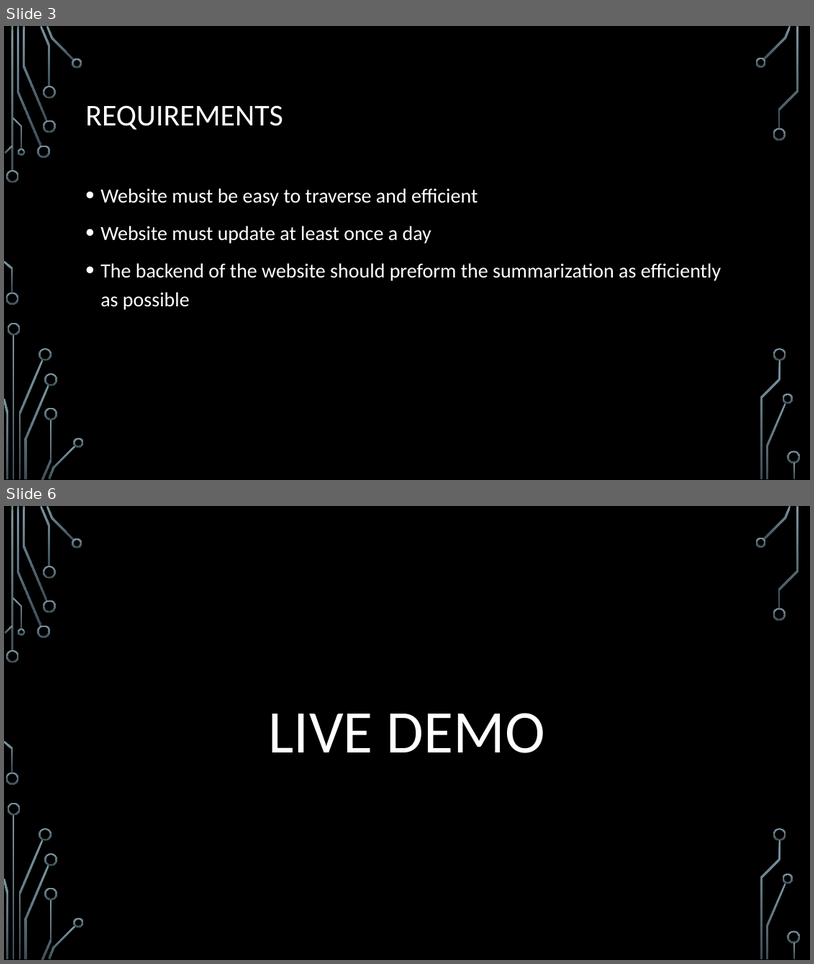
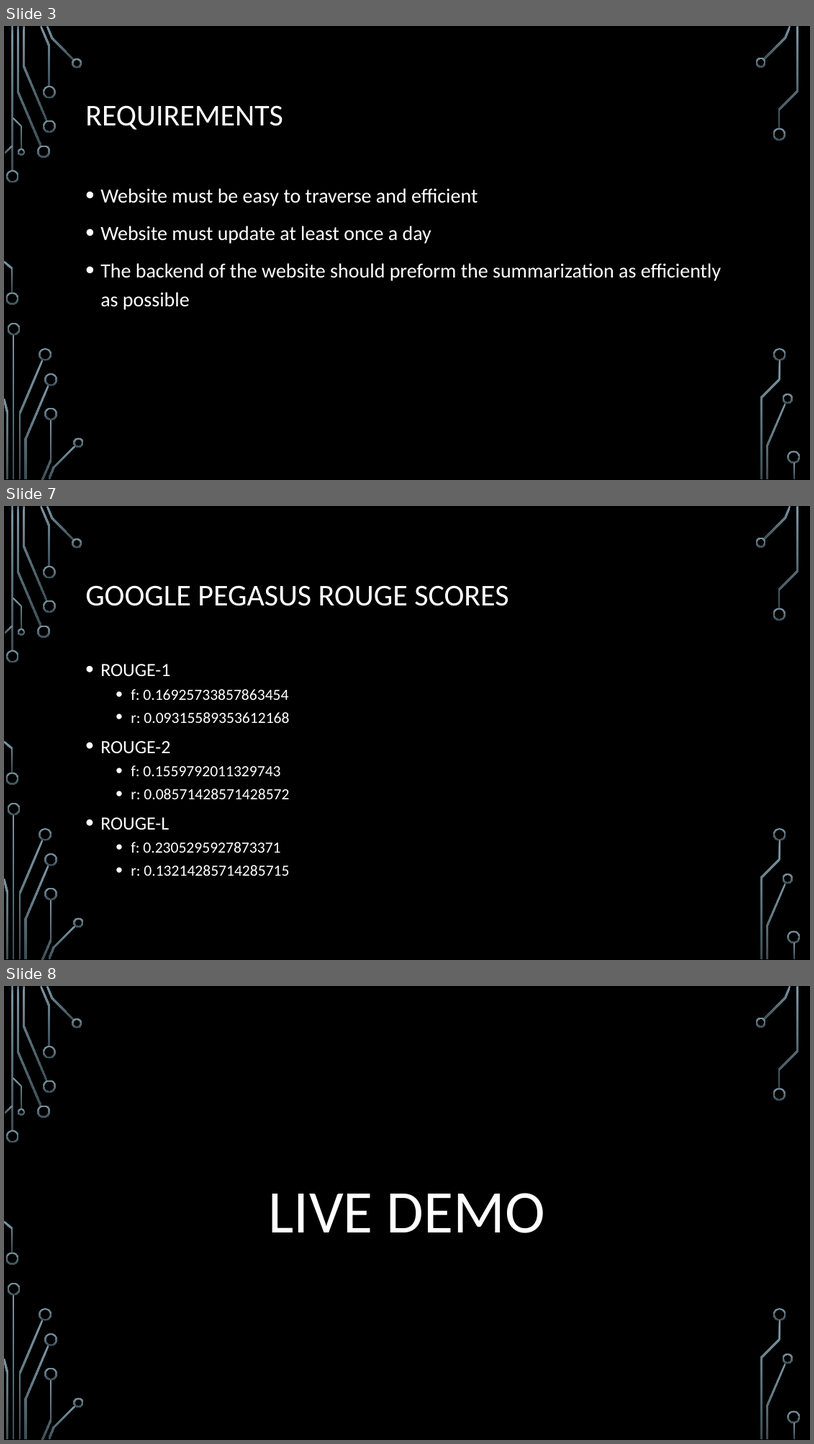
Before and after one commit to lazarust/NewsTextSummarization, a slide deck: Presentations/Final Presentation.pptx. Shown one above the other, each under a label of ours: slides 3 and 6 before the commit, slides 3, 7 and 8 after it; the slides between them are not shown. The pictures are 814x964 and 814x1444 pixels, drawn with LibreOffice and Linux fonts; fonts in the diff are those of the drawing; background and template pictures are left out. Boxes give left, top, right and bottom in pixels: in the first picture for what was removed or moved away, otherwise in the second. Text is boxed around its words. In the diff, an @@ line names an element or a change of style, - is before the commit and + after.

```diff
--- a/Presentations/Final Presentation.pptx
+++ b/Presentations/Final Presentation.pptx
@@ slide 7 added at box(4, 506, 810, 960), background picture (left out); not listed: 36 template elements that a slide beside it also shows @@
@@ title added at box(85, 585, 509, 606), 36 pt, text #FFFFFF @@
+GOOGLE PEGASUS ROUGE SCORES
@@ text added at box(100, 664, 289, 875), 18.5 pt, text #FFFFFF @@
+• ROUGE-1
+  • f: 0.16925733857863454
+  • r: 0.09315589353612168
+• ROUGE-2
+  • f: 0.1559792011329743
+  • r: 0.08571428571428572
+• ROUGE-L
+  • f: 0.2305295927873371
+  • r: 0.13214285714285715
@@ what was slide 6 is now slide 8 @@
```
Also in this commit, not shown: 3 slides changed, 1 other slide added, 1 other file.
